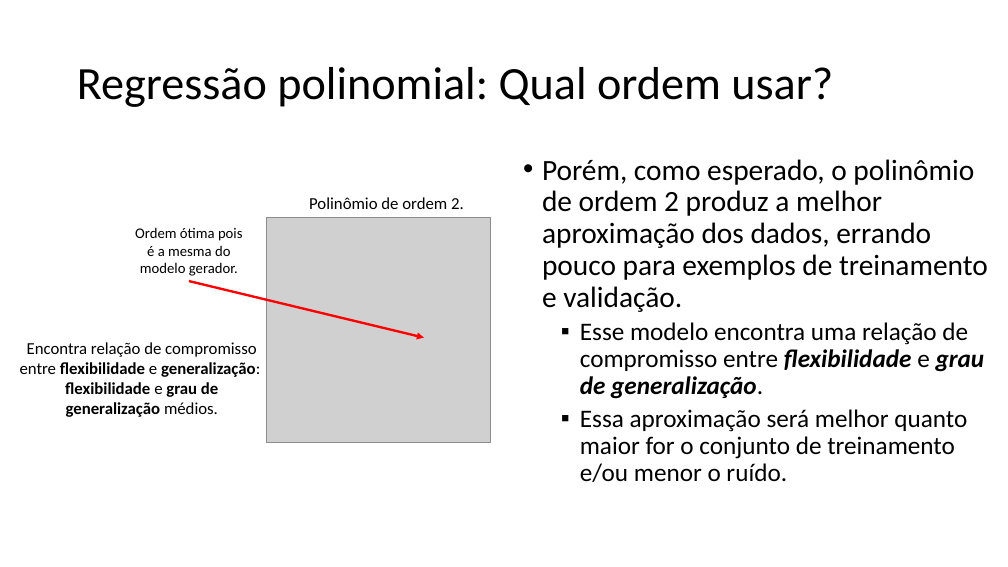
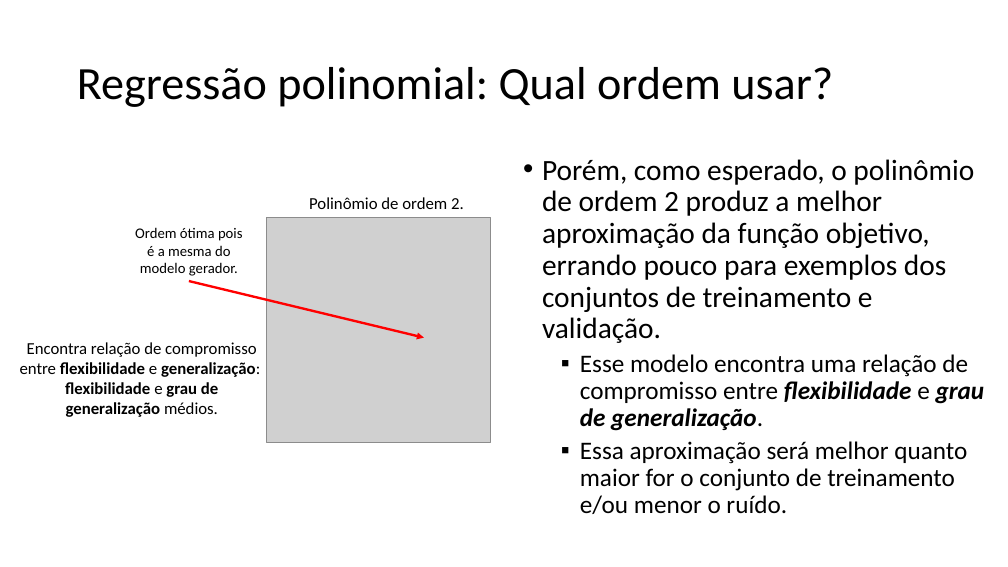
Before and after one commit to zz4fap/t319_aprendizado_de_maquina, a slide deck: slide 20 of slides/T319_Regressão_Linear (Parte IV).pptx. Drawn at 1008x567 pixels with LibreOffice and Linux fonts; fonts in the diff are those of the drawing; grey boxes stand for pictures. Boxes give left, top, right and bottom in pixels: in the first picture for what was removed or moved away, otherwise in the second. Text is boxed around its words. In the diff, an @@ line names an element or a change of style, - is before the commit and + after.

```diff
--- a/slides/T319_Regressão_Linear (Parte IV).pptx
+++ b/slides/T319_Regressão_Linear (Parte IV).pptx
@@ text at [542, 159, 974, 343]: text changed @@
-• Porém, como esperado, o polinômio de ordem 2 produz a melhor aproximação dos dados, errando pouco para exemplos de treinamento e validação.
+• Porém, como esperado, o polinômio de ordem 2 produz a melhor aproximação da função objetivo, errando pouco para exemplos dos conjuntos de treinamento e validação.
```
Also in this commit, not shown: 3 other slides changed, 1 other file.
